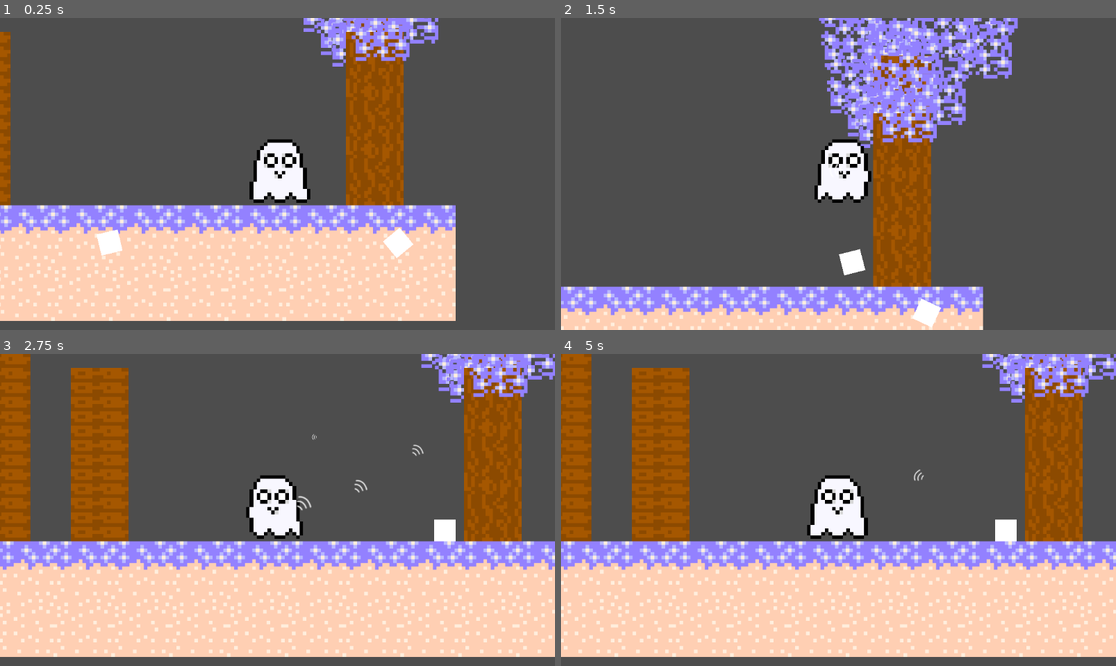
Above: before the commit, frames 1-4 (two rows, left to right).
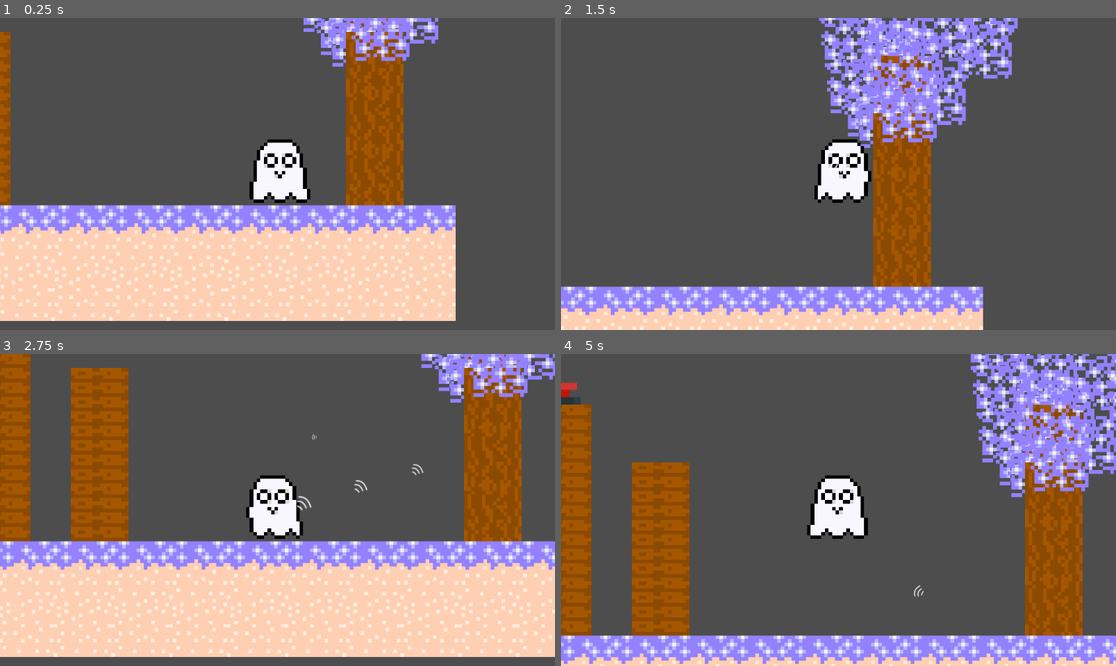
Above: after the commit, the same moments.

Repository: IonelPopJara/Game
Game: Godot game, scene res://Scenes/Level1.tscn
The game is run twice, just before and just after one commit, with the same random seed, the same clock (stepped at 60 frames per second) and the same inputs.
Inputs (mouse positions are in pixels of both pictures, inside the frame that each line leads up to):
- Up to frame 1 (0.25 s): no input
- Up to frame 2 (1.5 s): move the mouse to (960, 158) at 0.52 s; press the mouse at (960, 158) at 0.53 s; hold D (move_right) from 0.53 s (still down); tap Space (jump) at 0.77 s; move the mouse to (727, 189) at 1.27 s; release the mouse at (727, 189) at 1.28 s; click (727, 189) at 1.35 s
- Up to frame 3 (2.75 s): tap Space (jump) at 1.52 s; move the mouse to (333, 441) at 2.02 s; release D (move_right) at 2.03 s; press the mouse at (333, 441) at 2.03 s; hold A (move_left) from 2.03 s (still down)
- Up to frame 4 (5 s): move the mouse to (810, 572) at 2.77 s; release A (move_left) at 2.78 s; release the mouse at (810, 572) at 2.78 s; hold D (move_right) 2.78-4.28 s; click (810, 572) at 2.85 s; tap Space (jump) at 3.02, 3.77, 4.52 s; move the mouse to (1005, 556) at 3.52 s; press the mouse at (1005, 556) at 3.53 s; move the mouse to (672, 463) at 4.27 s; release the mouse at (672, 463) at 4.28 s; hold A (move_left) from 4.28 s (still down); click (672, 463) at 4.35 s

The runs differ from the first frame. In frame 1, 0.5% of the frame differs, in the area x 17-75%, y 67-78%; in frame 2, 0.6%; in frame 3, 0.4%; in frame 4, 55%, in the area x 0-100%, y 0-100%.

Commit message:
Remove buggy blocks

Diff:
--- a/Scenes/Level1.tscn
+++ b/Scenes/Level1.tscn
@@ -1,8 +1,7 @@
-[gd_scene load_steps=6 format=3 uid="uid://jyg5dwj5xe7s"]
+[gd_scene load_steps=5 format=3 uid="uid://jyg5dwj5xe7s"]
 
 [ext_resource type="Texture2D" uid="uid://xex8qp4dqqbn" path="res://Sprites/palette.png" id="1_rn7yf"]
 [ext_resource type="PackedScene" uid="uid://c4w1ktg8blxt6" path="res://Scenes/Player.tscn" id="2_0babs"]
-[ext_resource type="PackedScene" path="res://Scenes/movable_block.tscn" id="3_5u8mb"]
 
 [sub_resource type="TileSetAtlasSource" id="TileSetAtlasSource_m285q"]
 resource_name = "atlas1"
@@ -58,9 +57,3 @@
 
 [node name="CharacterBody2D" parent="." instance=ExtResource("2_0babs")]
 position = Vector2(1503, 488)
-
-[node name="Movable Block" parent="." instance=ExtResource("3_5u8mb")]
-position = Vector2(1108, 646)
-
-[node name="Movable Block2" parent="." instance=ExtResource("3_5u8mb")]
-position = Vector2(1356, 647)
Not shown: 1 places in Scenes/Player.tscn that only renumber resources
